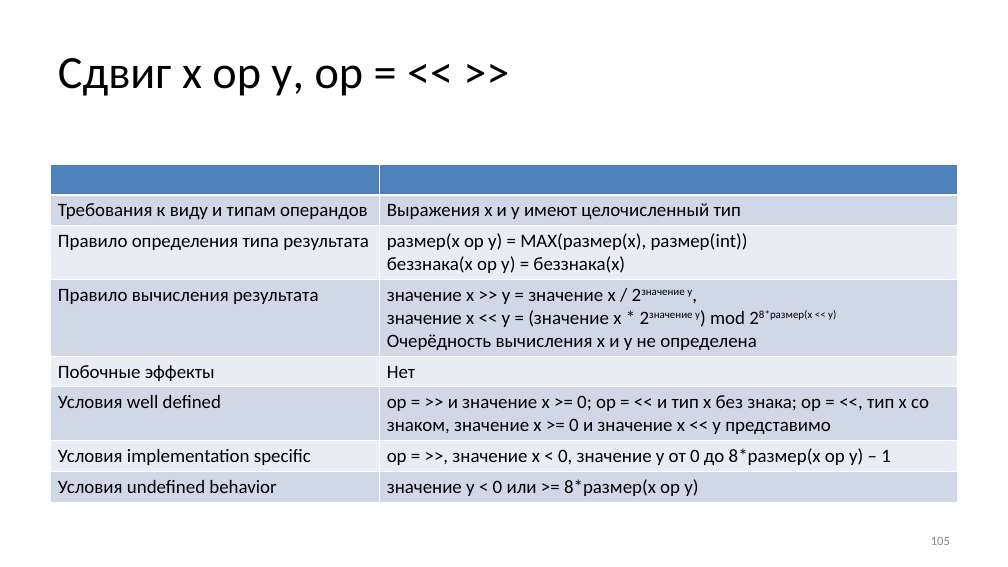
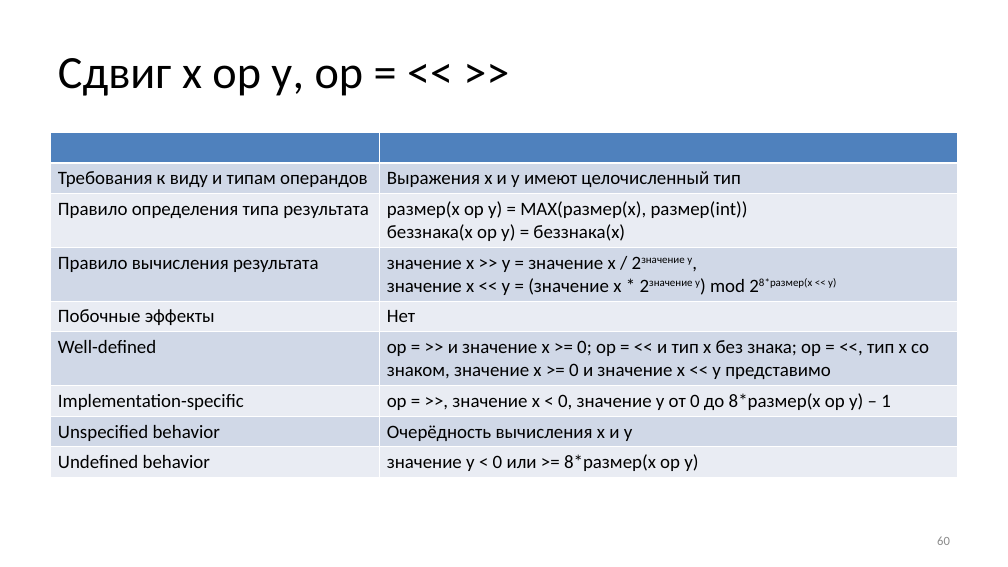
Before and after one commit to Evgueni-Petrov-aka-espetrov/Algorithms-and-Programming-in-C-pptx, a slide deck: slide 60 of 04 Выражения.pptx (slide 105 before the commit). Drawn at 1008x567 pixels with LibreOffice and Linux fonts; fonts in the diff are those of the drawing. Boxes give left, top, right and bottom in pixels: in the first picture for what was removed or moved away, otherwise in the second. Text is boxed around its words. In the diff, an @@ line names an element or a change of style, - is before the commit and + after.

Commit message:
переструктурировал, добавил unspecified behavior

```diff
--- a/04 Выражения.pptx
+++ b/04 Выражения.pptx
@@ table at (x1=51, y1=132, x2=958, y2=475) @@
-row 4, column 2: значение x >> у = значение x / 2значение у, / значение x << y = (значение x * 2значение у) mod 28*размер(х << у) / Очерёдность вычисления х и у не определена
+row 4, column 2: значение x >> у = значение x / 2значение у, / значение x << y = (значение x * 2значение у) mod 28*размер(х << у)
-row 6: Условия well defined | op = >> и значение х >= 0; ор = << и тип х без знака; ор = <<, тип х со знаком, значение х >= 0 и значение x << y представимо
-row 7: Условия implementation specific | op = >>, значение х < 0, значение у от 0 до 8*размер(х ор у) – 1
-row 8: Условия undefined behavior | значение у < 0 или >= 8*размер(х ор у)
+row 6: Well-defined | op = >> и значение х >= 0; ор = << и тип х без знака; ор = <<, тип х со знаком, значение х >= 0 и значение x << y представимо
+row 7: Implementation-specific | op = >>, значение х < 0, значение у от 0 до 8*размер(х ор у) – 1
+row 8: Unspecified behavior | Очерёдность вычисления х и у
+row 9: Undefined behavior | значение у < 0 или >= 8*размер(х ор у)
@@ table resized from (x1=51, y1=165, x2=958, y2=500) to (x1=51, y1=132, x2=958, y2=475) @@
@@ page number at (x1=937, y1=536, x2=950, y2=545): text changed @@
-105
+60
```
Also in this commit, not shown: 27 other slides changed, 3 slides added.
